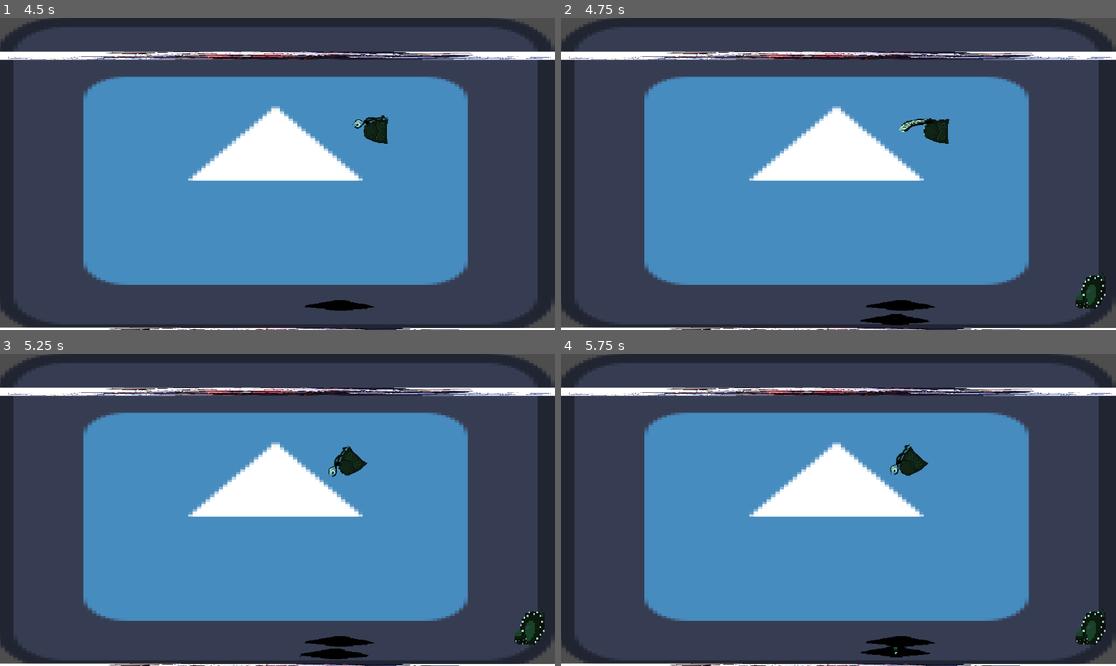
Above: before the commit, frames 1-4 (two rows, left to right).
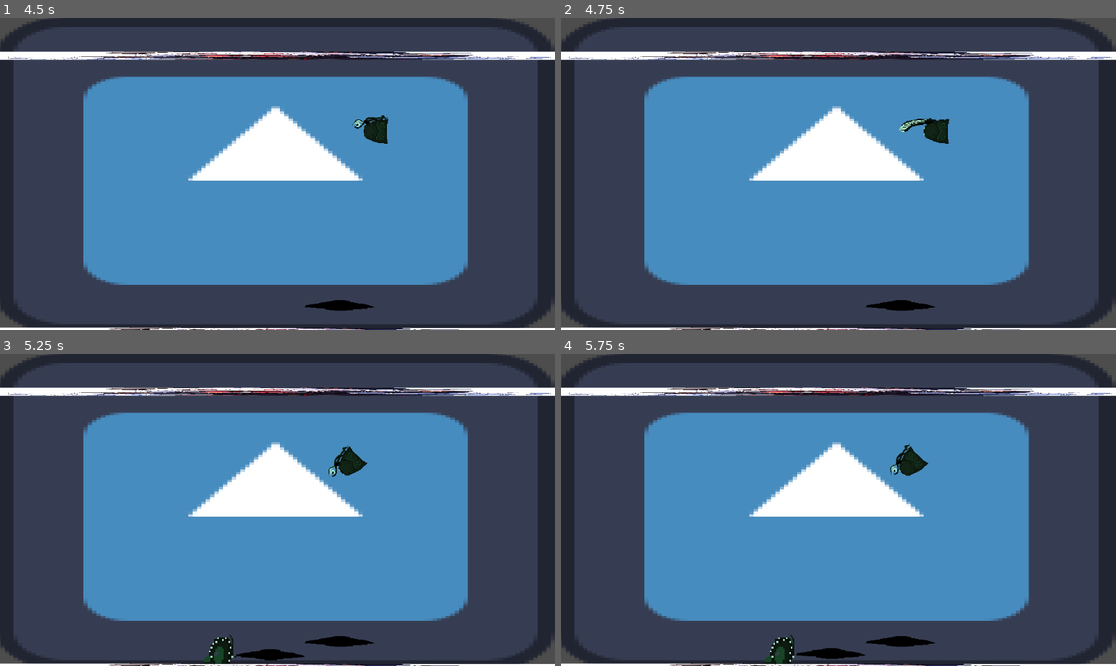
Above: after the commit, the same moments.

Repository: Lucas-FAlves/LudumDare_54_Godot
Game: Godot game, scene res://Scenes/Level.tscn
Two runs of this game, one before a commit and one after it. Both use one fixed random seed, a clock stepped at 60 frames per second and the inputs below. The engine's default icon, where the game draws it, is replaced by a stand-in: a white triangle on a blue panel in a dark square.
Inputs (mouse positions are in pixels of both pictures, inside the frame that each line leads up to):
- Up to frame 1 (4.5 s): move the mouse to (399, 158) at 0.52 s; hold D (Move_Right) 0.53-1.28 s; tap E (Attack) every 0.75 s from 0.6 to 4.35 s; move the mouse to (166, 189) at 1.27 s; hold S (Move_Down) 1.28-2.03 s; move the mouse to (333, 105) at 2.02 s; hold D (Move_Right) 2.03-2.78 s; move the mouse to (249, 236) at 2.77 s; hold W (Move_Up) 2.78-3.53 s; tap Enter at 3.5 s; move the mouse to (444, 220) at 3.52 s; hold A (Move_Left) from 3.53 s (still down); move the mouse to (111, 127) at 4.27 s
- Up to frame 2 (4.75 s): keep holding A (Move_Left)
- Up to frame 3 (5.25 s): move the mouse to (305, 510) at 5.02 s; release A (Move_Left) at 5.03 s; hold S (Move_Down) from 5.03 s (still down); tap E (Attack) at 5.1 s
- Up to frame 4 (5.75 s): keep holding S (Move_Down)

Frame 1 is identical in both runs. In frame 2, 0.7% of the frame differs, in the area x 53-99%, y 81-99%; in frame 3, 1.3%; in frame 4, 1.3%, in the area x 36-99%, y 81-100%.

Commit message:
FIX spawn_tentacle

Diff:
--- a/Scripts/olho.gd
+++ b/Scripts/olho.gd
@@ -21,6 +21,7 @@
 func _ready():
 	rng.randomize()
 	cooldown = rng.randi_range(200, 400)
+	cooldown = 300
 	eyeSprite.visible = false
 
 	# Replace with function body.
@@ -60,27 +61,23 @@
 			coinFlip = 1
 		else:
 			coinFlip = -1
-		var aux = rng.randf_range(0.0000001,0.0000003)
-		var offset = Vector2(0,2)
+		#var aux = rng.randf_range(0.0000001,0.0000003)
+		var offset = Vector2(rng.randi_range(40,150),0)
 		var reference_position = self.position
-		var new_position:Vector2 = reference_position + offset*coinFlip
+		var new_position:Vector2 = offset*coinFlip
+
 		print("Global position: ",reference_position, "Tipo: ", typeof(reference_position))
 		print("Offset :",offset)
+		print("Coin Flip: ", coinFlip)
 		print("New Position: ",new_position)
-#		instance.global_position.x += new_position.x
-#		instance.global_position.y += new_position.y
-		print("Instance Position ", instance.position)
-#		var new_position = reference_position + aux*coinFlip
-#		instance.global_position = new_position
-		# instance.position.y = self.position.y + aux*coinFlip
-		# print(self.position.y)
-		# print(aux)
-		# print(coinFlip)
-		# print(instance.position.y)
+#
+		print("Instance Position (before add_child)", instance.position)
+		instance.position = new_position
 		add_child(instance)
-		print("Instance Position ", instance.position)
-		instance.position.x = new_position.x
-		instance.position.y = new_position.y
-		print("Instance Position ", instance.position)
-		print("Posicao do olho: ", self.position)
+		print("Instance Position (after add_child) ", instance.position)
+
+#		instance.position.x = new_position.x
+#		instance.position.y = new_position.y
+		print("Instance Position (after trying to set it again) ", instance.position)
+
 		isTentacleSpawned = true
